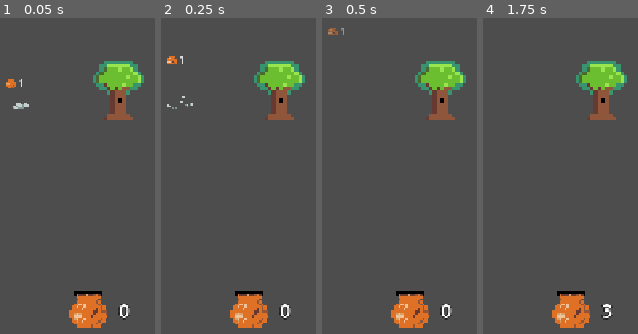
Above: before the commit, frames 1-4 (left to right).
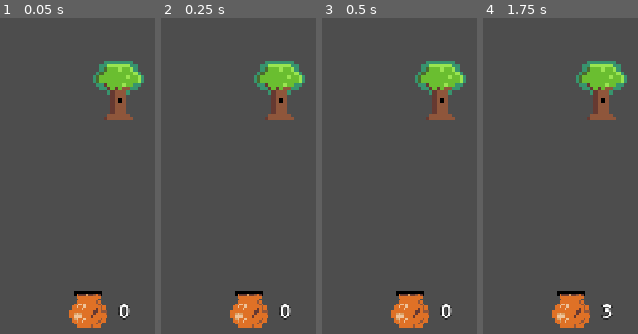
Above: after the commit, the same moments.

Repository: starcereal/project-bears
Game: Godot game, scene res://Scenes/World/world.tscn
Same seed, same stepped clock (60 frames per second), same inputs: the game is played once before the commit and once after it. Sound files missing from this copy of the repository are replaced by a short silence.
Inputs (mouse positions are in pixels of both pictures, inside the frame that each line leads up to):
- Up to frame 1 (0.05 s): no input
- Up to frame 2 (0.25 s): no input
- Up to frame 3 (0.5 s): no input
- Up to frame 4 (1.75 s): move the mouse to (600, 90) at 0.52 s; press the mouse at (600, 90) at 0.53 s; move the mouse to (outside the picture) at 1.27 s; release the mouse at (outside the picture) at 1.28 s; click (outside the picture) at 1.35 s

The runs differ from the first frame. In frame 1, 0.3% of the frame differs, in the area x 3-19%, y 19-29%; in frame 2, 0.3%; in frame 3, 0.1%; in frame 4, nothing differs.

Commit message:
removed resource label in world

Diff:
--- a/Scenes/World/world.tscn
+++ b/Scenes/World/world.tscn
@@ -1,9 +1,8 @@
-[gd_scene load_steps=5 format=3 uid="uid://lvbgewrsii8c"]
+[gd_scene load_steps=4 format=3 uid="uid://lvbgewrsii8c"]
 
 [ext_resource type="PackedScene" uid="uid://cokcnsuq4a15g" path="res://Scenes/Structures/BigTree.tscn" id="1_t1gg8"]
 [ext_resource type="PackedScene" uid="uid://cmfs13udvi5i6" path="res://Scenes/Utility/hidden_camera.tscn" id="2_yp2ti"]
 [ext_resource type="PackedScene" uid="uid://cv32lchg2nqn3" path="res://Scenes/UI/hud.tscn" id="3_3rhlx"]
-[ext_resource type="PackedScene" uid="uid://dmiitgcfalq3b" path="res://Scenes/UI/resource_label_particle.tscn" id="4_vadfg"]
 
 [node name="World" type="Node2D"]
 
@@ -14,6 +13,3 @@
 position = Vector2(568, 376)
 
 [node name="HUD" parent="." instance=ExtResource("3_3rhlx")]
-
-[node name="ResourceLabelParticle" parent="." instance=ExtResource("4_vadfg")]
-position = Vector2(488, 352)
